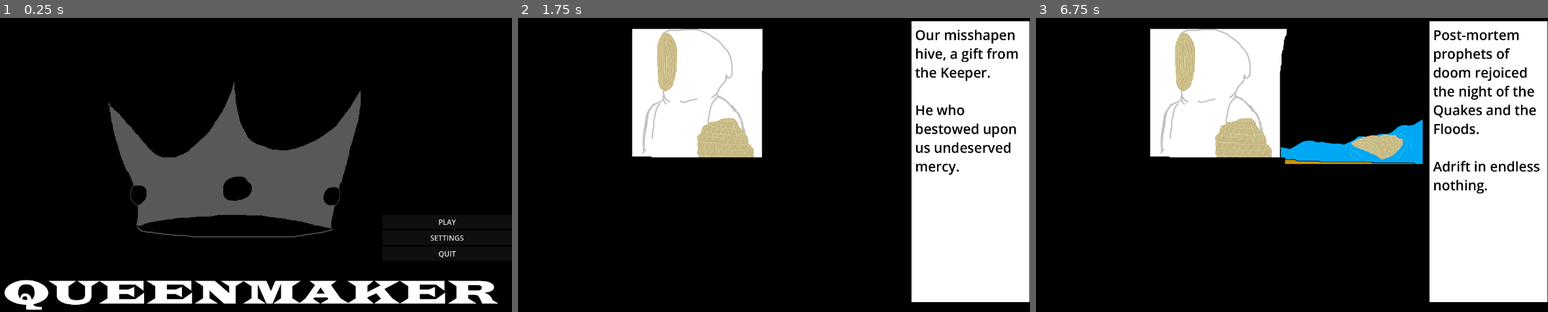
Above: before the commit, frames 1-3 (left to right).
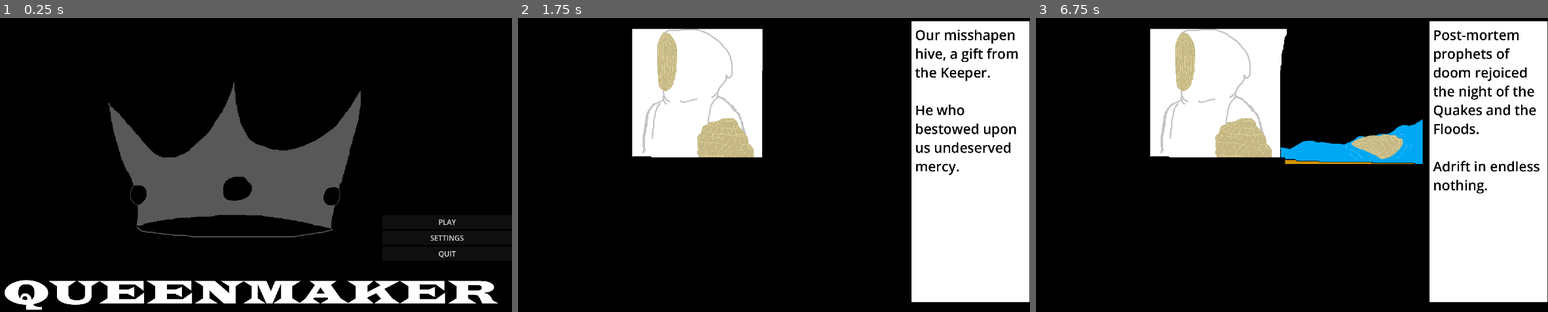
Above: after the commit, the same moments.

Repository: Jollista/Queenmaker
Game: Godot game, scene res://StartMenu.tscn
Same seed, same stepped clock (60 frames per second), same inputs: the game is played once before the commit and once after it.
Inputs:
- Up to frame 1 (0.25 s): no input
- Up to frame 2 (1.75 s): click "PLAY" at 0.5 s; tap Enter at 1.25 s; hold D (right, bound only after the commit) from 1.28 s (still down); tap Space (jump, bound only after the commit) at 1.35, 1.52 s
- Up to frame 3 (6.75 s): tap Space (jump, bound only after the commit) at 1.82, 2, 2.1, 2.27, 2.57, 2.85, 3.5, 3.6, 3.77, 4.07, 4.35, 4.52, 4.82, 5, 5.1, 5.27, 5.57, 5.85, 6.6 s; tap Enter at 2.75, 4.25 s; release D (right, bound only after the commit) at 2.78 s; hold A (left, bound only after the commit) 2.78-3.53 s; hold D (right, bound only after the commit) 3.53-5.03 s; hold A (left, bound only after the commit) 5.03-5.78 s; hold D (right, bound only after the commit) 5.78-6.53 s; hold A (left, bound only after the commit) from 6.53 s (still down)

The runs differ from the first frame. In frame 1, 0.4% of the frame differs, in the area x 0-98%, y 24-100%; in frame 2, 0.5%; in frame 3, 0.7%, in the area x 22-99%, y 3-60%.

Commit message:
Basic player movement, spritesheet, tilemap, and camera behavior for level 1

Diff:
--- /dev/null
+++ b/Player/Player.gd
@@ -0,0 +1,27 @@
+extends CharacterBody2D
+
+const SPEED = 300.0
+const JUMP_VELOCITY = -400.0
+
+# Get the gravity from the project settings to be synced with RigidBody nodes.
+var gravity = ProjectSettings.get_setting("physics/2d/default_gravity")
+
+
+func _physics_process(delta):
+	# Add the gravity.
+	if not is_on_floor():
+		velocity.y += gravity * delta
+
+	# Handle Jump.
+	if Input.is_action_just_pressed("jump") and is_on_floor():
+		velocity.y = JUMP_VELOCITY
+
+	# Get the input direction and handle the movement/deceleration.
+	# As good practice, you should replace UI actions with custom gameplay actions.
+	var direction = Input.get_axis("left", "right")
+	if direction:
+		velocity.x = direction * SPEED
+	else:
+		velocity.x = move_toward(velocity.x, 0, SPEED)
+
+	move_and_slide()
--- /dev/null
+++ b/Player/Player.tscn
@@ -0,0 +1,18 @@
+[gd_scene load_steps=4 format=3 uid="uid://nibm3bek5850"]
+
+[ext_resource type="Texture2D" uid="uid://b0vubrfpv7p0c" path="res://Player/PlayerSprite.png" id="1_24qt4"]
+[ext_resource type="Script" path="res://Player/Player.gd" id="1_esvg1"]
+
+[sub_resource type="CapsuleShape2D" id="CapsuleShape2D_1hh4v"]
+radius = 17.0
+height = 66.0
+
+[node name="Player" type="CharacterBody2D"]
+script = ExtResource("1_esvg1")
+
+[node name="Sprite2D" type="Sprite2D" parent="."]
+texture = ExtResource("1_24qt4")
+hframes = 3
+
+[node name="CollisionShape2D" type="CollisionShape2D" parent="."]
+shape = SubResource("CapsuleShape2D_1hh4v")
--- /dev/null
+++ b/levels/FollowPlayerCamera.gd
@@ -0,0 +1,8 @@
+extends Camera2D
+
+@onready var player = get_parent().get_node("Player")
+
+
+# Called every frame. 'delta' is the elapsed time since the previous frame.
+func _process(_delta):
+	position = player.position
--- a/levels/L1.tscn
+++ b/levels/L1.tscn
@@ -1,3 +1,281 @@
-[gd_scene format=3 uid="uid://c5nussue2udsh"]
+[gd_scene load_steps=6 format=3 uid="uid://c5nussue2udsh"]
+
+[ext_resource type="Texture2D" uid="uid://b6haxf2m2hy3i" path="res://icon.svg" id="1_uljgu"]
+[ext_resource type="PackedScene" uid="uid://nibm3bek5850" path="res://Player/Player.tscn" id="2_71q2r"]
+[ext_resource type="Script" path="res://levels/FollowPlayerCamera.gd" id="3_5ab8b"]
+
+[sub_resource type="TileSetAtlasSource" id="TileSetAtlasSource_7fwm6"]
+texture = ExtResource("1_uljgu")
+0:0/0 = 0
+0:0/0/physics_layer_0/linear_velocity = Vector2(0, 0)
+0:0/0/physics_layer_0/angular_velocity = 0.0
+0:0/0/physics_layer_0/polygon_0/points = PackedVector2Array(-8, -8, 8, -8, 8, 8, -8, 8)
+1:0/0 = 0
+1:0/0/physics_layer_0/linear_velocity = Vector2(0, 0)
+1:0/0/physics_layer_0/angular_velocity = 0.0
+1:0/0/physics_layer_0/polygon_0/points = PackedVector2Array(-8, -8, 8, -8, 8, 8, -8, 8)
+2:0/0 = 0
+2:0/0/physics_layer_0/linear_velocity = Vector2(0, 0)
+2:0/0/physics_layer_0/angular_velocity = 0.0
+2:0/0/physics_layer_0/polygon_0/points = PackedVector2Array(-8, -8, 8, -8, 8, 8, -8, 8)
+3:0/0 = 0
+3:0/0/physics_layer_0/linear_velocity = Vector2(0, 0)
+3:0/0/physics_layer_0/angular_velocity = 0.0
+3:0/0/physics_layer_0/polygon_0/points = PackedVector2Array(-8, -8, 8, -8, 8, 8, -8, 8)
+4:0/0 = 0
+4:0/0/physics_layer_0/linear_velocity = Vector2(0, 0)
+4:0/0/physics_layer_0/angular_velocity = 0.0
+4:0/0/physics_layer_0/polygon_0/points = PackedVector2Array(-8, -8, 8, -8, 8, 8, -8, 8)
+5:0/0 = 0
+5:0/0/physics_layer_0/linear_velocity = Vector2(0, 0)
+5:0/0/physics_layer_0/angular_velocity = 0.0
+5:0/0/physics_layer_0/polygon_0/points = PackedVector2Array(-8, -8, 8, -8, 8, 8, -8, 8)
+6:0/0 = 0
+6:0/0/physics_layer_0/linear_velocity = Vector2(0, 0)
+6:0/0/physics_layer_0/angular_velocity = 0.0
+6:0/0/physics_layer_0/polygon_0/points = PackedVector2Array(-8, -8, 8, -8, 8, 8, -8, 8)
+7:0/0 = 0
+7:0/0/physics_layer_0/linear_velocity = Vector2(0, 0)
+7:0/0/physics_layer_0/angular_velocity = 0.0
+7:0/0/physics_layer_0/polygon_0/points = PackedVector2Array(-8, -8, 8, -8, 8, 8, -8, 8)
+0:1/0 = 0
+0:1/0/physics_layer_0/linear_velocity = Vector2(0, 0)
+0:1/0/physics_layer_0/angular_velocity = 0.0
+0:1/0/physics_layer_0/polygon_0/points = PackedVector2Array(-8, -8, 8, -8, 8, 8, -8, 8)
+1:1/0 = 0
+1:1/0/physics_layer_0/linear_velocity = Vector2(0, 0)
+1:1/0/physics_layer_0/angular_velocity = 0.0
+1:1/0/physics_layer_0/polygon_0/points = PackedVector2Array(-8, -8, 8, -8, 8, 8, -8, 8)
+2:1/0 = 0
+2:1/0/physics_layer_0/linear_velocity = Vector2(0, 0)
+2:1/0/physics_layer_0/angular_velocity = 0.0
+2:1/0/physics_layer_0/polygon_0/points = PackedVector2Array(-8, -8, 8, -8, 8, 8, -8, 8)
+3:1/0 = 0
+3:1/0/physics_layer_0/linear_velocity = Vector2(0, 0)
+3:1/0/physics_layer_0/angular_velocity = 0.0
+3:1/0/physics_layer_0/polygon_0/points = PackedVector2Array(-8, -8, 8, -8, 8, 8, -8, 8)
+4:1/0 = 0
+4:1/0/physics_layer_0/linear_velocity = Vector2(0, 0)
+4:1/0/physics_layer_0/angular_velocity = 0.0
+4:1/0/physics_layer_0/polygon_0/points = PackedVector2Array(-8, -8, 8, -8, 8, 8, -8, 8)
+5:1/0 = 0
+5:1/0/physics_layer_0/linear_velocity = Vector2(0, 0)
+5:1/0/physics_layer_0/angular_velocity = 0.0
+5:1/0/physics_layer_0/polygon_0/points = PackedVector2Array(-8, -8, 8, -8, 8, 8, -8, 8)
+6:1/0 = 0
+6:1/0/physics_layer_0/linear_velocity = Vector2(0, 0)
+6:1/0/physics_layer_0/angular_velocity = 0.0
+6:1/0/physics_layer_0/polygon_0/points = PackedVector2Array(-8, -8, 8, -8, 8, 8, -8, 8)
+7:1/0 = 0
+7:1/0/physics_layer_0/linear_velocity = Vector2(0, 0)
+7:1/0/physics_layer_0/angular_velocity = 0.0
+7:1/0/physics_layer_0/polygon_0/points = PackedVector2Array(-8, -8, 8, -8, 8, 8, -8, 8)
+0:2/0 = 0
+0:2/0/physics_layer_0/linear_velocity = Vector2(0, 0)
+0:2/0/physics_layer_0/angular_velocity = 0.0
+0:2/0/physics_layer_0/polygon_0/points = PackedVector2Array(-8, -8, 8, -8, 8, 8, -8, 8)
+1:2/0 = 0
+1:2/0/physics_layer_0/linear_velocity = Vector2(0, 0)
+1:2/0/physics_layer_0/angular_velocity = 0.0
+1:2/0/physics_layer_0/polygon_0/points = PackedVector2Array(-8, -8, 8, -8, 8, 8, -8, 8)
+2:2/0 = 0
+2:2/0/physics_layer_0/linear_velocity = Vector2(0, 0)
+2:2/0/physics_layer_0/angular_velocity = 0.0
+2:2/0/physics_layer_0/polygon_0/points = PackedVector2Array(-8, -8, 8, -8, 8, 8, -8, 8)
+3:2/0 = 0
+3:2/0/physics_layer_0/linear_velocity = Vector2(0, 0)
+3:2/0/physics_layer_0/angular_velocity = 0.0
+3:2/0/physics_layer_0/polygon_0/points = PackedVector2Array(-8, -8, 8, -8, 8, 8, -8, 8)
+4:2/0 = 0
+4:2/0/physics_layer_0/linear_velocity = Vector2(0, 0)
+4:2/0/physics_layer_0/angular_velocity = 0.0
+4:2/0/physics_layer_0/polygon_0/points = PackedVector2Array(-8, -8, 8, -8, 8, 8, -8, 8)
+5:2/0 = 0
+5:2/0/physics_layer_0/linear_velocity = Vector2(0, 0)
+5:2/0/physics_layer_0/angular_velocity = 0.0
+5:2/0/physics_layer_0/polygon_0/points = PackedVector2Array(-8, -8, 8, -8, 8, 8, -8, 8)
+6:2/0 = 0
+6:2/0/physics_layer_0/linear_velocity = Vector2(0, 0)
+6:2/0/physics_layer_0/angular_velocity = 0.0
+6:2/0/physics_layer_0/polygon_0/points = PackedVector2Array(-8, -8, 8, -8, 8, 8, -8, 8)
+7:2/0 = 0
+7:2/0/physics_layer_0/linear_velocity = Vector2(0, 0)
+7:2/0/physics_layer_0/angular_velocity = 0.0
+7:2/0/physics_layer_0/polygon_0/points = PackedVector2Array(-8, -8, 8, -8, 8, 8, -8, 8)
+0:3/0 = 0
+0:3/0/physics_layer_0/linear_velocity = Vector2(0, 0)
+0:3/0/physics_layer_0/angular_velocity = 0.0
+0:3/0/physics_layer_0/polygon_0/points = PackedVector2Array(-8, -8, 8, -8, 8, 8, -8, 8)
+1:3/0 = 0
+1:3/0/physics_layer_0/linear_velocity = Vector2(0, 0)
+1:3/0/physics_layer_0/angular_velocity = 0.0
+1:3/0/physics_layer_0/polygon_0/points = PackedVector2Array(-8, -8, 8, -8, 8, 8, -8, 8)
+2:3/0 = 0
+2:3/0/physics_layer_0/linear_velocity = Vector2(0, 0)
+2:3/0/physics_layer_0/angular_velocity = 0.0
+2:3/0/physics_layer_0/polygon_0/points = PackedVector2Array(-8, -8, 8, -8, 8, 8, -8, 8)
+3:3/0 = 0
+3:3/0/physics_layer_0/linear_velocity = Vector2(0, 0)
+3:3/0/physics_layer_0/angular_velocity = 0.0
+3:3/0/physics_layer_0/polygon_0/points = PackedVector2Array(-8, -8, 8, -8, 8, 8, -8, 8)
+4:3/0 = 0
+4:3/0/physics_layer_0/linear_velocity = Vector2(0, 0)
+4:3/0/physics_layer_0/angular_velocity = 0.0
+4:3/0/physics_layer_0/polygon_0/points = PackedVector2Array(-8, -8, 8, -8, 8, 8, -8, 8)
+5:3/0 = 0
+5:3/0/physics_layer_0/linear_velocity = Vector2(0, 0)
+5:3/0/physics_layer_0/angular_velocity = 0.0
+5:3/0/physics_layer_0/polygon_0/points = PackedVector2Array(-8, -8, 8, -8, 8, 8, -8, 8)
+6:3/0 = 0
+6:3/0/physics_layer_0/linear_velocity = Vector2(0, 0)
+6:3/0/physics_layer_0/angular_velocity = 0.0
+6:3/0/physics_layer_0/polygon_0/points = PackedVector2Array(-8, -8, 8, -8, 8, 8, -8, 8)
+7:3/0 = 0
+7:3/0/physics_layer_0/linear_velocity = Vector2(0, 0)
+7:3/0/physics_layer_0/angular_velocity = 0.0
+7:3/0/physics_layer_0/polygon_0/points = PackedVector2Array(-8, -8, 8, -8, 8, 8, -8, 8)
+0:4/0 = 0
+0:4/0/physics_layer_0/linear_velocity = Vector2(0, 0)
+0:4/0/physics_layer_0/angular_velocity = 0.0
+0:4/0/physics_layer_0/polygon_0/points = PackedVector2Array(-8, -8, 8, -8, 8, 8, -8, 8)
+1:4/0 = 0
+1:4/0/physics_layer_0/linear_velocity = Vector2(0, 0)
+1:4/0/physics_layer_0/angular_velocity = 0.0
+1:4/0/physics_layer_0/polygon_0/points = PackedVector2Array(-8, -8, 8, -8, 8, 8, -8, 8)
+2:4/0 = 0
+2:4/0/physics_layer_0/linear_velocity = Vector2(0, 0)
+2:4/0/physics_layer_0/angular_velocity = 0.0
+2:4/0/physics_layer_0/polygon_0/points = PackedVector2Array(-8, -8, 8, -8, 8, 8, -8, 8)
+3:4/0 = 0
+3:4/0/physics_layer_0/linear_velocity = Vector2(0, 0)
+3:4/0/physics_layer_0/angular_velocity = 0.0
+3:4/0/physics_layer_0/polygon_0/points = PackedVector2Array(-8, -8, 8, -8, 8, 8, -8, 8)
+4:4/0 = 0
+4:4/0/physics_layer_0/linear_velocity = Vector2(0, 0)
+4:4/0/physics_layer_0/angular_velocity = 0.0
+4:4/0/physics_layer_0/polygon_0/points = PackedVector2Array(-8, -8, 8, -8, 8, 8, -8, 8)
+5:4/0 = 0
+5:4/0/physics_layer_0/linear_velocity = Vector2(0, 0)
+5:4/0/physics_layer_0/angular_velocity = 0.0
+5:4/0/physics_layer_0/polygon_0/points = PackedVector2Array(-8, -8, 8, -8, 8, 8, -8, 8)
+6:4/0 = 0
+6:4/0/physics_layer_0/linear_velocity = Vector2(0, 0)
+6:4/0/physics_layer_0/angular_velocity = 0.0
+6:4/0/physics_layer_0/polygon_0/points = PackedVector2Array(-8, -8, 8, -8, 8, 8, -8, 8)
+7:4/0 = 0
+7:4/0/physics_layer_0/linear_velocity = Vector2(0, 0)
+7:4/0/physics_layer_0/angular_velocity = 0.0
+7:4/0/physics_layer_0/polygon_0/points = PackedVector2Array(-8, -8, 8, -8, 8, 8, -8, 8)
+0:5/0 = 0
+0:5/0/physics_layer_0/linear_velocity = Vector2(0, 0)
+0:5/0/physics_layer_0/angular_velocity = 0.0
+0:5/0/physics_layer_0/polygon_0/points = PackedVector2Array(-8, -8, 8, -8, 8, 8, -8, 8)
+1:5/0 = 0
+1:5/0/physics_layer_0/linear_velocity = Vector2(0, 0)
+1:5/0/physics_layer_0/angular_velocity = 0.0
+1:5/0/physics_layer_0/polygon_0/points = PackedVector2Array(-8, -8, 8, -8, 8, 8, -8, 8)
+2:5/0 = 0
+2:5/0/physics_layer_0/linear_velocity = Vector2(0, 0)
+2:5/0/physics_layer_0/angular_velocity = 0.0
+2:5/0/physics_layer_0/polygon_0/points = PackedVector2Array(-8, -8, 8, -8, 8, 8, -8, 8)
+3:5/0 = 0
+3:5/0/physics_layer_0/linear_velocity = Vector2(0, 0)
+3:5/0/physics_layer_0/angular_velocity = 0.0
+3:5/0/physics_layer_0/polygon_0/points = PackedVector2Array(-8, -8, 8, -8, 8, 8, -8, 8)
+4:5/0 = 0
+4:5/0/physics_layer_0/linear_velocity = Vector2(0, 0)
+4:5/0/physics_layer_0/angular_velocity = 0.0
+4:5/0/physics_layer_0/polygon_0/points = PackedVector2Array(-8, -8, 8, -8, 8, 8, -8, 8)
+5:5/0 = 0
+5:5/0/physics_layer_0/linear_velocity = Vector2(0, 0)
+5:5/0/physics_layer_0/angular_velocity = 0.0
+5:5/0/physics_layer_0/polygon_0/points = PackedVector2Array(-8, -8, 8, -8, 8, 8, -8, 8)
+6:5/0 = 0
+6:5/0/physics_layer_0/linear_velocity = Vector2(0, 0)
+6:5/0/physics_layer_0/angular_velocity = 0.0
+6:5/0/physics_layer_0/polygon_0/points = PackedVector2Array(-8, -8, 8, -8, 8, 8, -8, 8)
+7:5/0 = 0
+7:5/0/physics_layer_0/linear_velocity = Vector2(0, 0)
+7:5/0/physics_layer_0/angular_velocity = 0.0
+7:5/0/physics_layer_0/polygon_0/points = PackedVector2Array(-8, -8, 8, -8, 8, 8, -8, 8)
+0:6/0 = 0
+0:6/0/physics_layer_0/linear_velocity = Vector2(0, 0)
+0:6/0/physics_layer_0/angular_velocity = 0.0
+0:6/0/physics_layer_0/polygon_0/points = PackedVector2Array(-8, -8, 8, -8, 8, 8, -8, 8)
+1:6/0 = 0
+1:6/0/physics_layer_0/linear_velocity = Vector2(0, 0)
+1:6/0/physics_layer_0/angular_velocity = 0.0
+1:6/0/physics_layer_0/polygon_0/points = PackedVector2Array(-8, -8, 8, -8, 8, 8, -8, 8)
+2:6/0 = 0
+2:6/0/physics_layer_0/linear_velocity = Vector2(0, 0)
+2:6/0/physics_layer_0/angular_velocity = 0.0
+2:6/0/physics_layer_0/polygon_0/points = PackedVector2Array(-8, -8, 8, -8, 8, 8, -8, 8)
+3:6/0 = 0
+3:6/0/physics_layer_0/linear_velocity = Vector2(0, 0)
+3:6/0/physics_layer_0/angular_velocity = 0.0
+3:6/0/physics_layer_0/polygon_0/points = PackedVector2Array(-8, -8, 8, -8, 8, 8, -8, 8)
+4:6/0 = 0
+4:6/0/physics_layer_0/linear_velocity = Vector2(0, 0)
+4:6/0/physics_layer_0/angular_velocity = 0.0
+4:6/0/physics_layer_0/polygon_0/points = PackedVector2Array(-8, -8, 8, -8, 8, 8, -8, 8)
+5:6/0 = 0
+5:6/0/physics_layer_0/linear_velocity = Vector2(0, 0)
+5:6/0/physics_layer_0/angular_velocity = 0.0
+5:6/0/physics_layer_0/polygon_0/points = PackedVector2Array(-8, -8, 8, -8, 8, 8, -8, 8)
+6:6/0 = 0
+6:6/0/physics_layer_0/linear_velocity = Vector2(0, 0)
+6:6/0/physics_layer_0/angular_velocity = 0.0
+6:6/0/physics_layer_0/polygon_0/points = PackedVector2Array(-8, -8, 8, -8, 8, 8, -8, 8)
+7:6/0 = 0
+7:6/0/physics_layer_0/linear_velocity = Vector2(0, 0)
+7:6/0/physics_layer_0/angular_velocity = 0.0
+7:6/0/physics_layer_0/polygon_0/points = PackedVector2Array(-8, -8, 8, -8, 8, 8, -8, 8)
+0:7/0 = 0
+0:7/0/physics_layer_0/linear_velocity = Vector2(0, 0)
+0:7/0/physics_layer_0/angular_velocity = 0.0
+0:7/0/physics_layer_0/polygon_0/points = PackedVector2Array(-8, -8, 8, -8, 8, 8, -8, 8)
+1:7/0 = 0
+1:7/0/physics_layer_0/linear_velocity = Vector2(0, 0)
+1:7/0/physics_layer_0/angular_velocity = 0.0
+1:7/0/physics_layer_0/polygon_0/points = PackedVector2Array(-8, -8, 8, -8, 8, 8, -8, 8)
+2:7/0 = 0
+2:7/0/physics_layer_0/linear_velocity = Vector2(0, 0)
+2:7/0/physics_layer_0/angular_velocity = 0.0
+2:7/0/physics_layer_0/polygon_0/points = PackedVector2Array(-8, -8, 8, -8, 8, 8, -8, 8)
+3:7/0 = 0
+3:7/0/physics_layer_0/linear_velocity = Vector2(0, 0)
+3:7/0/physics_layer_0/angular_velocity = 0.0
+3:7/0/physics_layer_0/polygon_0/points = PackedVector2Array(-8, -8, 8, -8, 8, 8, -8, 8)
+4:7/0 = 0
+4:7/0/physics_layer_0/linear_velocity = Vector2(0, 0)
+4:7/0/physics_layer_0/angular_velocity = 0.0
+4:7/0/physics_layer_0/polygon_0/points = PackedVector2Array(-8, -8, 8, -8, 8, 8, -8, 8)
+5:7/0 = 0
+5:7/0/physics_layer_0/linear_velocity = Vector2(0, 0)
+5:7/0/physics_layer_0/angular_velocity = 0.0
+5:7/0/physics_layer_0/polygon_0/points = PackedVector2Array(-8, -8, 8, -8, 8, 8, -8, 8)
+6:7/0 = 0
+6:7/0/physics_layer_0/linear_velocity = Vector2(0, 0)
+6:7/0/physics_layer_0/angular_velocity = 0.0
+6:7/0/physics_layer_0/polygon_0/points = PackedVector2Array(-8, -8, 8, -8, 8, 8, -8, 8)
+7:7/0 = 0
+7:7/0/physics_layer_0/linear_velocity = Vector2(0, 0)
+7:7/0/physics_layer_0/angular_velocity = 0.0
+7:7/0/physics_layer_0/polygon_0/points = PackedVector2Array(-8, -8, 8, -8, 8, 8, -8, 8)
+
+[sub_resource type="TileSet" id="TileSet_ly1wc"]
+physics_layer_0/collision_layer = 1
+sources/0 = SubResource("TileSetAtlasSource_7fwm6")
 
 [node name="Node2D" type="Node2D"]
+
+[node name="TileMap" type="TileMap" parent="."]
+tile_set = SubResource("TileSet_ly1wc")
+format = 2
+layer_0/tile_data = PackedInt32Array(196605, 65536, 0, 196606, 65536, 0, 196607, 65536, 0, 131072, 65536, 0, 131073, 65536, 0, 131074, 65536, 0, 131075, 65536, 0, 196604, 65536, 0, 196603, 65536, 0, 196602, 65536, 0, 131076, 65536, 0, 131077, 65536, 0, 131078, 65536, 0, 196601, 65536, 0)
+
+[node name="Player" parent="." instance=ExtResource("2_71q2r")]
+position = Vector2(1, -27)
+
+[node name="Camera2D" type="Camera2D" parent="."]
+script = ExtResource("3_5ab8b")
--- a/project.godot
+++ b/project.godot
@@ -14,3 +14,27 @@
 run/main_scene="res://StartMenu.tscn"
 config/features=PackedStringArray("4.0", "Forward Plus")
 config/icon="res://icon.svg"
+
+[input]
+
+jump={
+"deadzone": 0.5,
+"events": [Object(InputEventKey,"resource_local_to_scene":false,"resource_name":"","device":-1,"window_id":0,"alt_pressed":false,"shift_pressed":false,"ctrl_pressed":false,"meta_pressed":false,"pressed":false,"keycode":0,"physical_keycode":32,"key_label":0,"unicode":32,"echo":false,"script":null)
+]
+}
+left={
+"deadzone": 0.5,
+"events": [Object(InputEventKey,"resource_local_to_scene":false,"resource_name":"","device":-1,"window_id":0,"alt_pressed":false,"shift_pressed":false,"ctrl_pressed":false,"meta_pressed":false,"pressed":false,"keycode":0,"physical_keycode":65,"key_label":0,"unicode":97,"echo":false,"script":null)
+, Object(InputEventKey,"resource_local_to_scene":false,"resource_name":"","device":-1,"window_id":0,"alt_pressed":false,"shift_pressed":false,"ctrl_pressed":false,"meta_pressed":false,"pressed":false,"keycode":0,"physical_keycode":4194319,"key_label":0,"unicode":0,"echo":false,"script":null)
+]
+}
+right={
+"deadzone": 0.5,
+"events": [Object(InputEventKey,"resource_local_to_scene":false,"resource_name":"","device":-1,"window_id":0,"alt_pressed":false,"shift_pressed":false,"ctrl_pressed":false,"meta_pressed":false,"pressed":false,"keycode":0,"physical_keycode":68,"key_label":0,"unicode":100,"echo":false,"script":null)
+, Object(InputEventKey,"resource_local_to_scene":false,"resource_name":"","device":-1,"window_id":0,"alt_pressed":false,"shift_pressed":false,"ctrl_pressed":false,"meta_pressed":false,"pressed":false,"keycode":0,"physical_keycode":4194321,"key_label":0,"unicode":0,"echo":false,"script":null)
+]
+}
+
+[rendering]
+
+textures/canvas_textures/default_texture_filter=0
Binary file added: Player/PlayerSprite.png
